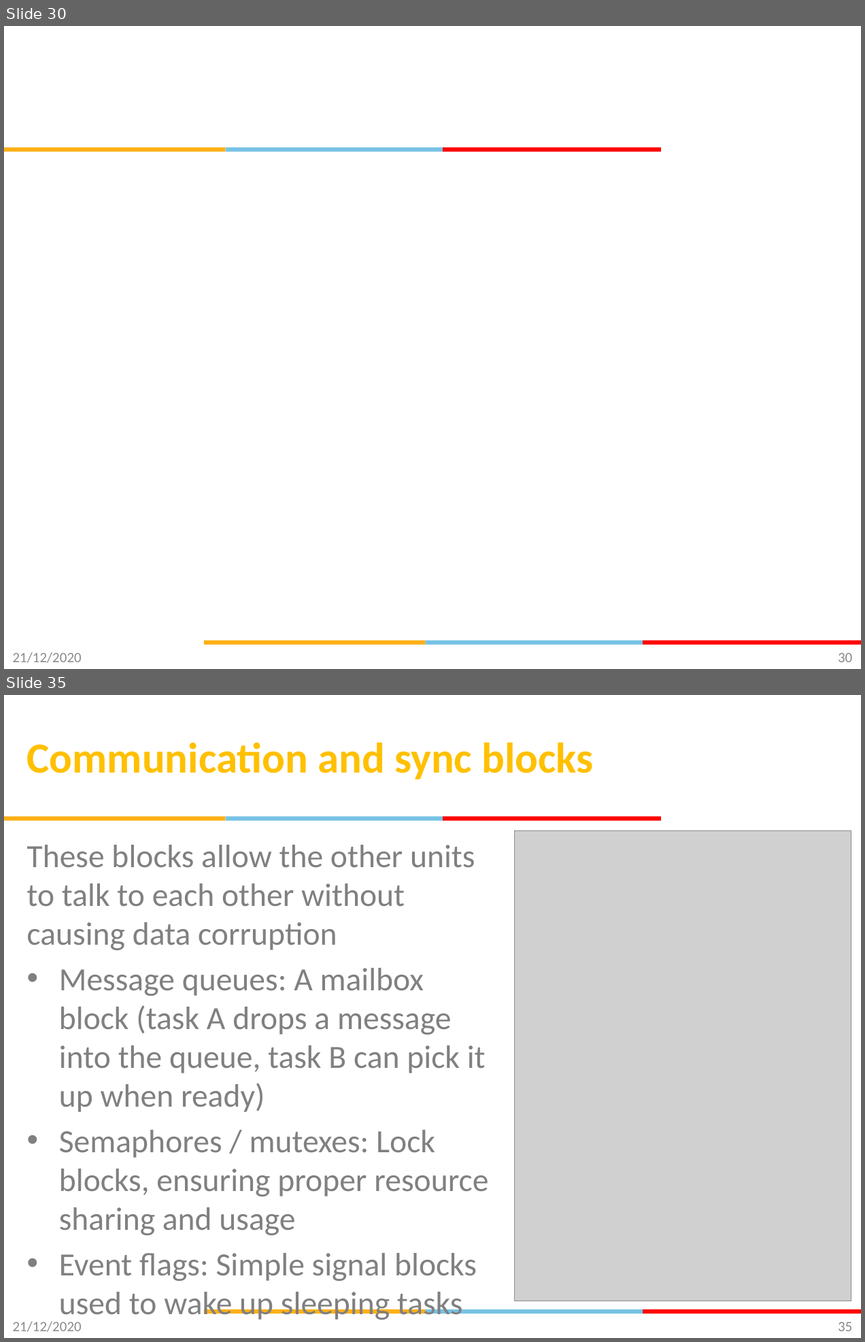
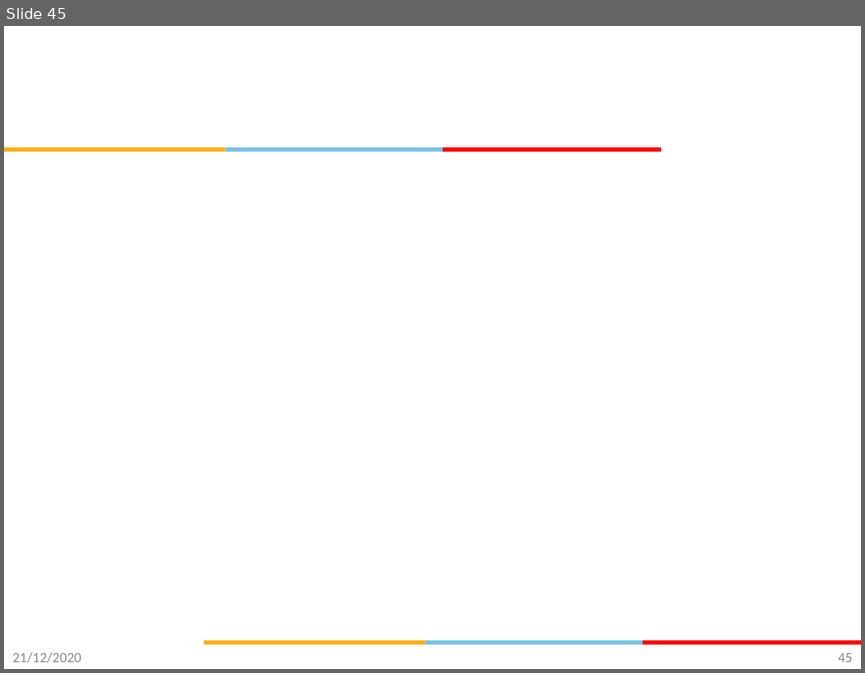
Before and after one commit to gsaurabhr-teaching/csg523-material, a slide deck: Lec-13-16-firmware-architecture.pptx. Shown one above the other, each under a label of ours: slides 30 and 35 before the commit, slide 45 after it; the slides between them are not shown. The pictures are 865x1342 and 865x673 pixels, drawn with LibreOffice and Linux fonts; fonts in the diff are those of the drawing; grey boxes stand for pictures; background and template pictures are left out. Boxes give left, top, right and bottom in pixels: in the first picture for what was removed or moved away, otherwise in the second. Text is boxed around its words. In the diff, an @@ line names an element or a change of style, - is before the commit and + after.

```diff
--- a/Lec-13-16-firmware-architecture.pptx
+++ b/Lec-13-16-firmware-architecture.pptx
@@ slide 35 removed at (x1=4, y1=695, x2=861, y2=1338), background #FFFFFF; not listed: 6 template elements that a slide beside it also shows @@
@@ title removed at (x1=27, y1=742, x2=593, y2=779) @@
-Communication and sync blocks
@@ picture removed at (x1=515, y1=830, x2=851, y2=1300) @@
@@ text removed at (x1=27, y1=845, x2=488, y2=1314) @@
-These blocks allow the other units to talk to each other without causing data corruption
-• Message queues: A mailbox block (task A drops a message into the queue, task B can pick it up when ready)
-• Semaphores / mutexes: Lock blocks, ensuring proper resource sharing and usage
-• Event flags: Simple signal blocks used to wake up sleeping tasks
@@ text removed at (x1=13, y1=1321, x2=82, y2=1331) @@
-21/12/2020
@@ page number removed at (x1=838, y1=1321, x2=852, y2=1331) @@
-35
@@ what was slide 30 is now slide 45 @@
@@ page number at (x1=838, y1=652, x2=852, y2=662): text changed @@
-30
+45
```
Also in this commit, not shown: 2 slides changed, 13 slides added, 7 other slides removed.
